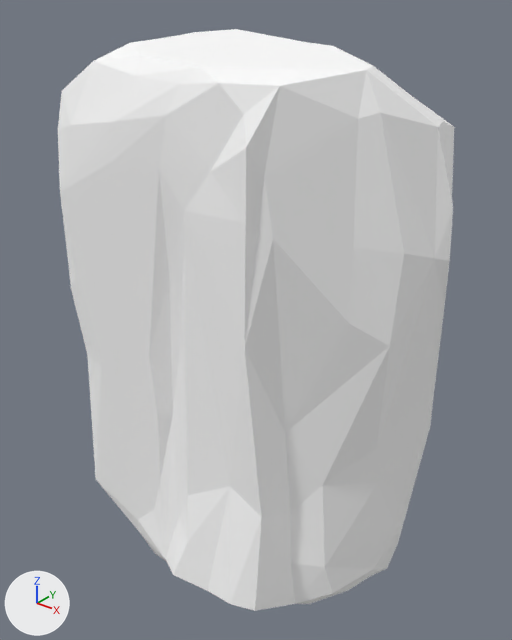
An edit to the glTF model public/siege/scifi/meadow_SM_Env_Rock_Cliff_01.gltf, drawn before and after from the same camera.
Both versions are drawn from a camera (50 mm lens) standing at (5.64, -8.12, 7.86) and looking at (-0.54, -0.4, 3.07). Every picture has the same lights, and +X, +Y and +Z are marked at lower left. The picture after the commit comes second. Where no turn or scale is listed for an object, it has been applied to the vertices.

In view in the first picture: 'SM_Env_Rock_Cliff_01'.
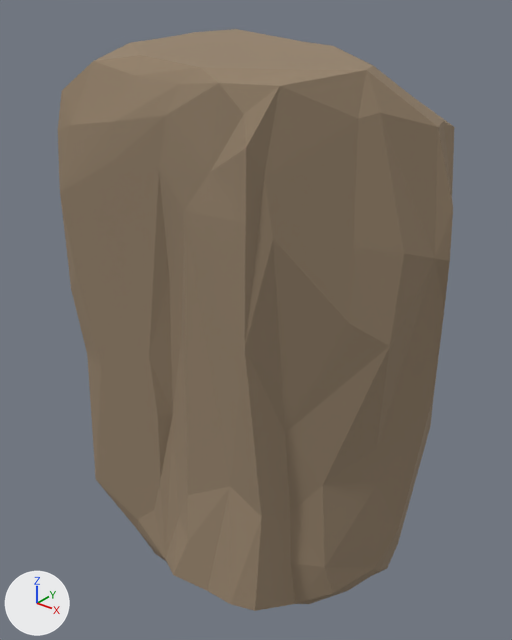
The change in detail:
Picture 'PolygonNatureBiomes_Meadow_Texture_01' (img_polygonnaturebiomes_meadow_texture_01) is new.
In material 'Nature11' (mat_nature11), base_color is no longer (1.0, 1.0, 1.0), white #ffffff.
In material 'Nature11' (mat_nature11), texture is now set to img_polygonnaturebiomes_meadow_texture_01.

Changed parts and their boxes [x1, y1, x2, y2] in the pictures (512 x 640 px):
'SM_Env_Rock_Cliff_01', surface changed (white to brown)
    both: [58, 29, 454, 611]
